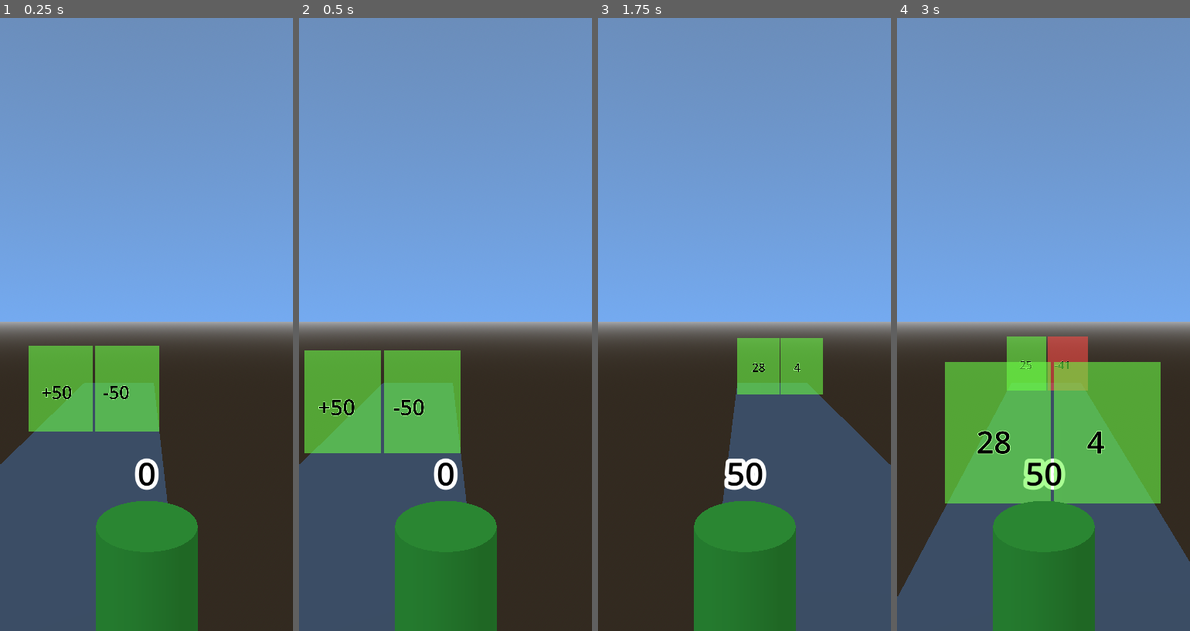
Above: before the commit, frames 1-4 (left to right).
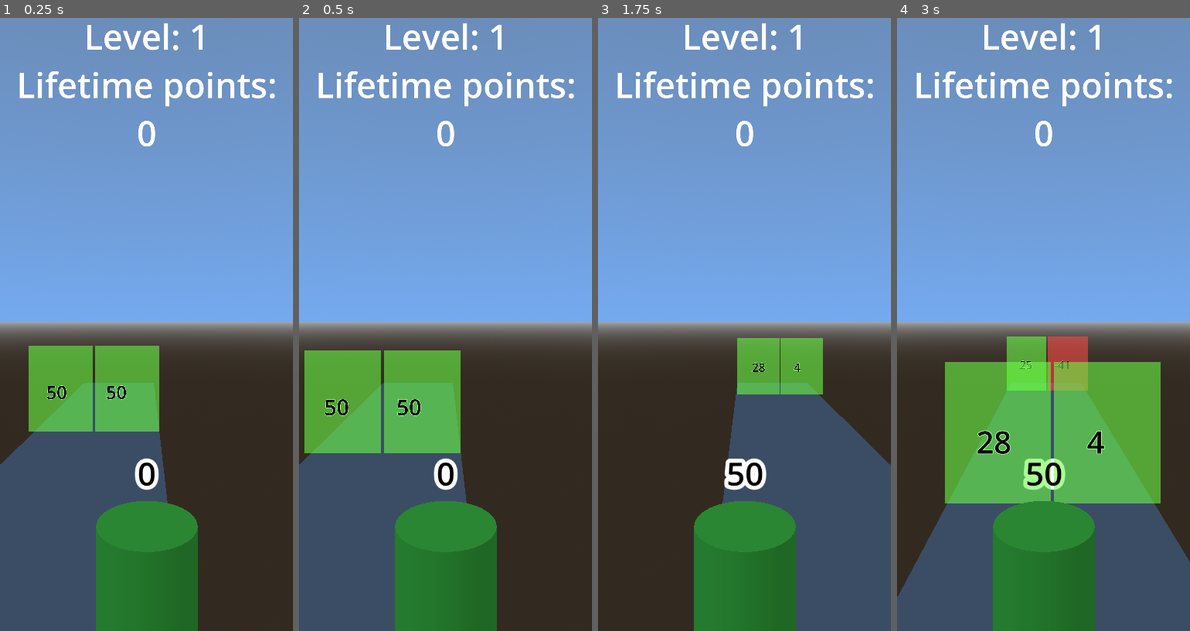
Above: after the commit, the same moments.

Repository: Th3F4ult/3dMathRunningGame-Godot
Game: Godot game, scene res://MAIN.tscn
Two runs of this game, one before a commit and one after it. Both use one fixed random seed, a clock stepped at 60 frames per second and the inputs below.
Inputs (mouse positions are in pixels of both pictures, inside the frame that each line leads up to):
- Up to frame 1 (0.25 s): no input
- Up to frame 2 (0.5 s): no input
- Up to frame 3 (1.75 s): move the mouse to (808, 293) at 0.52 s; click (808, 293) at 0.67 s; move the mouse to (685, 355) at 1.27 s; click (685, 355) at 1.42 s
- Up to frame 4 (3 s): move the mouse to (1072, 183) at 2.02 s; click (1072, 183) at 2.17 s; move the mouse to (1028, 447) at 2.77 s; click (1028, 447) at 2.92 s

The runs differ from the first frame. In frame 1, 2.3% of the frame differs, in the area x 6-94%, y 0-63%; in frame 2, 2.4%, in the area x 6-94%, y 0-65%; in frame 3, 2.0%; in frame 4, 2.0%.

Commit message:
Fix some stuff, add a save system for current level (Does not change anything YET) and total lifetime points

Diff:
--- a/End_Screen_Multiplier_canvas.tscn
+++ b/End_Screen_Multiplier_canvas.tscn
@@ -34,9 +34,11 @@
 	if running:
 		_ready()
 	else:
+		var previouspoints = FileAccess.open(\"user://save_points\", FileAccess.READ).get_64()
 		$\"..\".level *= mult
 		$\"..\".hasgotmulti = true
 		$Label.text = str(\"Final score: \\n\", $\"..\".level, \"!!\")
+		FileAccess.open(\"user://save_points\", FileAccess.WRITE).store_64(previouspoints + ($\"..\".level * mult))
 "
 
 [sub_resource type="LabelSettings" id="LabelSettings_l4unu"]
--- a/MAIN.tscn
+++ b/MAIN.tscn
@@ -18,6 +18,20 @@
 #var gravity = ProjectSettings.get_setting(\"physics/3d/default_gravity\") # Commented because we do not need gravity.
 @export var hasgotmulti = false
 var gameover
+var CurrentLevel
+var totalpoints
+func _ready():
+	var save = FileAccess.file_exists(\"user://save\")
+	var save_total = FileAccess.file_exists(\"user://save_points\")
+	if save and save_total:
+		CurrentLevel = FileAccess.open(\"user://save\", FileAccess.READ).get_64()
+		totalpoints = FileAccess.open(\"user://save_points\", FileAccess.READ).get_64()
+		$\"../CanvasLayer/Label\".text = str(\"Level: \", FileAccess.open(\"user://save\", FileAccess.READ).get_64(), \"\\nLifetime points:\\n\", totalpoints)
+	else:
+		FileAccess.open(\"user://save\", FileAccess.WRITE).store_64(1)
+		FileAccess.open(\"user://save_points\", FileAccess.WRITE).store_64(0)
+		_ready()
+
 func _physics_process(delta):
 	if cancontrol: # This means we are not dead.
 		if get_viewport().get_mouse_position().x <= 500: # If mouse (Touchscreen's finger too) on the right side of the screen...
@@ -45,11 +59,13 @@
 		$\"../AnimationPlayer\".play(\"Game_OVER\") # ... Do the little animation...
 		gameover = \"lost\"
 	elif level >= 999 and cancontrol:
-		cancontrol = false # Die, then ...
+		$\"../CanvasLayer\".visible = false
+		cancontrol = false # We won!
 		var POINTS = preload(\"res://End_Screen_Multiplier_canvas.tscn\").instantiate()
 		add_child(POINTS)
 		$\"../AnimationPlayer\".play(\"game_WIN\")
 		gameover = \"won\"
+		FileAccess.open(\"user://save\", FileAccess.WRITE).store_64(CurrentLevel+1)
 	match gameover:
 		\"lost\":
 			if Input.is_mouse_button_pressed(MOUSE_BUTTON_LEFT) and not cancontrol:
@@ -57,7 +73,6 @@
 		\"won\":
 			if Input.is_mouse_button_pressed(MOUSE_BUTTON_LEFT) and not cancontrol and hasgotmulti:
 				get_tree().change_scene_to_file(\"res://MAIN.tscn\") # ... and wait until user input to respawn (Tap to restart)
-
 
 func _on_area_3d_2_body_exited(body):
 	# This is the area that spawns more panels in front.
@@ -166,6 +181,9 @@
 [sub_resource type="BoxShape3D" id="BoxShape3D_mbagj"]
 size = Vector3(0.783203, 1, 6.7627)
 
+[sub_resource type="LabelSettings" id="LabelSettings_asqkk"]
+font_size = 128
+
 [node name="Node3D" type="Node3D"]
 
 [node name="StaticBody3D" type="StaticBody3D" parent="."]
@@ -241,4 +259,14 @@
 transform = Transform3D(1, 0, 0, 0, 1, 0, 0, 0, 1, -5.85358, 0, 2.88135)
 shape = SubResource("BoxShape3D_mbagj")
 
+[node name="CanvasLayer" type="CanvasLayer" parent="."]
+
+[node name="Label" type="Label" parent="CanvasLayer"]
+offset_right = 1080.0
+offset_bottom = 129.0
+text = "{level text}"
+label_settings = SubResource("LabelSettings_asqkk")
+horizontal_alignment = 1
+autowrap_mode = 1
+
 [connection signal="body_exited" from="Area3D2" to="CharacterBody3D" method="_on_area_3d_2_body_exited"]
--- a/OBSTACLE.tscn
+++ b/OBSTACLE.tscn
@@ -17,6 +17,8 @@
 	if forcevalue1 or forcevalue2:  # If we have any forced values...
 		value1 = forcevalue1 # We set them
 		value2 = forcevalue2 # And stop with the RNG stuff.
+		$Area3D/Label3D.text = str(value1) # We set the labels.
+		$Area3D/Label3D2.text = str(value2)
 		if value1 >= 0:
 			$Area3D/Sprite3D.texture = load(\"res://good.png\")
 		else:
Not shown: 1 places in MAIN.tscn that only renumber resources
